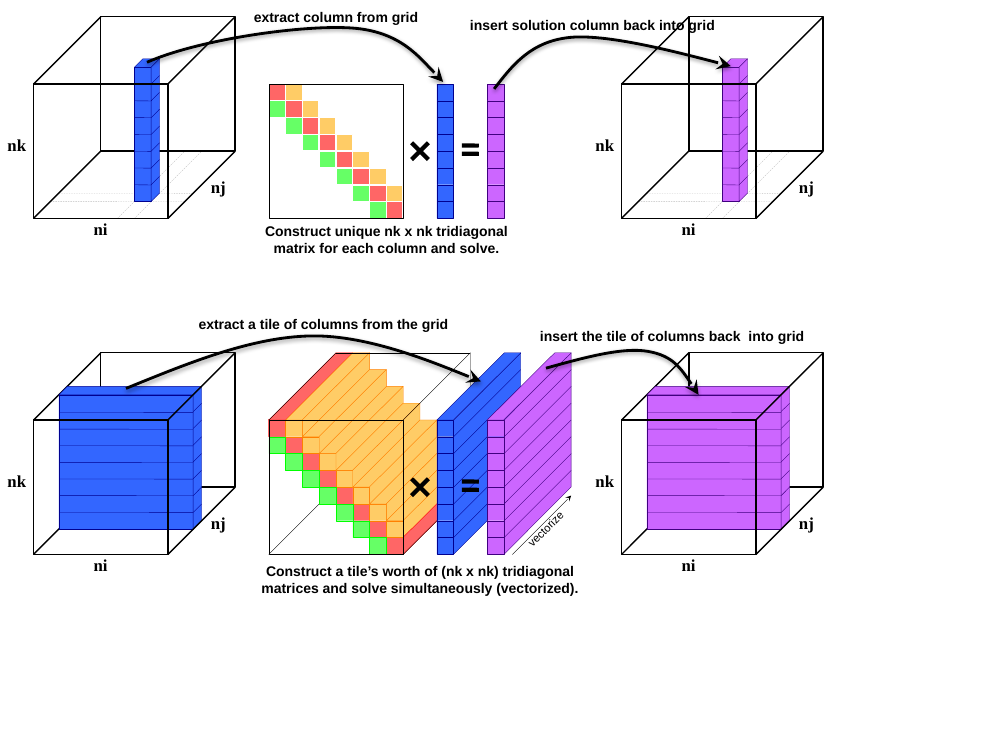
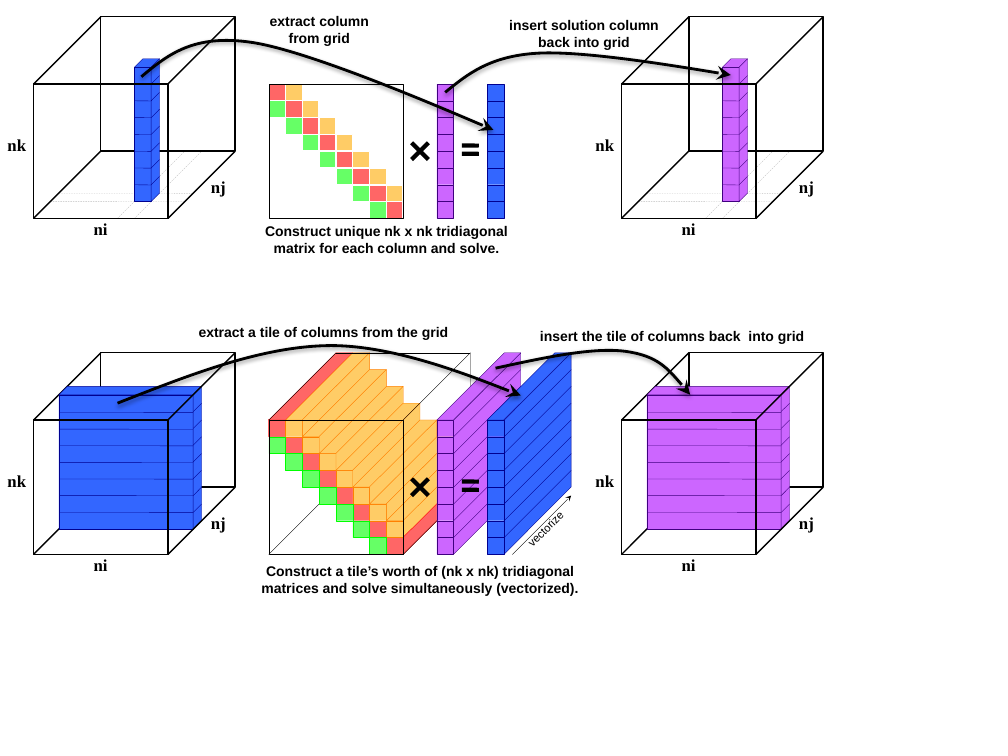
Before and after one commit to drhansj/ssta_paper_pdsec_2017, a slide deck: slide 1 of figures/tds.pptx. Drawn at 1008x756 pixels with LibreOffice and Linux fonts; fonts in the diff are those of the drawing. Boxes give left, top, right and bottom in pixels: in the first picture for what was removed or moved away, otherwise in the second. Text is boxed around its words. In the diff, an @@ line names an element or a change of style, - is before the commit and + after.

```diff
--- a/figures/tds.pptx
+++ b/figures/tds.pptx
@@ rectangle: place and size @@
-rectangle at <box>0,302,857,605</box>
+rectangle at <box>0,0,857,302</box>
@@ text at <box>270,16,369,46</box>: text changed @@
-extract column from grid
+extract column
+from grid
@@ text at <box>509,20,659,50</box>: text changed @@
-insert solution column back into grid
+insert solution column
+back into grid
@@ freeform shape: place and size @@
-freeform shape at <box>147,25,444,83</box>
+freeform shape at <box>141,33,493,130</box>
@@ freeform shape: place and size @@
-freeform shape at <box>494,33,731,89</box>
+freeform shape at <box>446,50,731,93</box>
@@ text "extract a tile of columns ...": place and size @@
-text "extract a tile of columns ..." at <box>199,319,448,332</box>
+text "extract a tile of columns ..." at <box>199,327,448,340</box>
@@ freeform shape: place and size @@
-freeform shape at <box>126,335,481,388</box>
+freeform shape at <box>118,345,521,403</box>
@@ freeform shape: place and size @@
-freeform shape at <box>546,347,699,394</box>
+freeform shape at <box>496,347,690,394</box>
@@ line (521, 370) - (454, 436): stroke #000090 0.25 pt to #400080 0.25 pt @@
@@ line (521, 386) - (454, 454): stroke #000090 0.25 pt to #400080 0.25 pt @@
@@ line (572, 370) - (504, 436): stroke #400080 0.25 pt to #000090 0.25 pt @@
@@ line (572, 386) - (504, 454): stroke #400080 0.25 pt to #000090 0.25 pt @@
@@ line (521, 403) - (454, 471): stroke #000090 0.25 pt to #400080 0.25 pt @@
@@ line (572, 403) - (504, 471): stroke #400080 0.25 pt to #000090 0.25 pt @@
@@ line (521, 420) - (454, 487): stroke #000090 0.25 pt to #400080 0.25 pt @@
@@ line (521, 436) - (454, 504): stroke #000090 0.25 pt to #400080 0.25 pt @@
@@ line (572, 420) - (504, 487): stroke #400080 0.25 pt to #000090 0.25 pt @@
@@ line (572, 436) - (504, 504): stroke #400080 0.25 pt to #000090 0.25 pt @@
@@ line (521, 454) - (454, 521): stroke #000090 0.25 pt to #400080 0.25 pt @@
@@ line (521, 471) - (454, 537): stroke #000090 0.25 pt to #400080 0.25 pt @@
@@ line (572, 454) - (504, 521): stroke #400080 0.25 pt to #000090 0.25 pt @@
@@ line (572, 471) - (504, 537): stroke #400080 0.25 pt to #000090 0.25 pt @@
@@ fill #3366FF to #CC66FF; outline #000090 0.25 pt to #400080 0.25 pt in 18 elements at <box>436,84,454,101</box>, <box>436,101,454,118</box>, <box>436,118,454,135</box>, <box>436,134,454,151</box>, <box>436,151,454,168</box>, <box>436,168,454,185</box>, <box>436,184,454,202</box>, <box>436,202,454,219</box>, <box>453,353,521,555</box>, <box>436,353,520,420</box>, <box>436,420,454,437</box>, <box>436,436,454,454</box>, <box>436,454,454,471</box>, <box>436,471,454,488</box>, <box>436,487,454,504</box>, <box>436,504,454,521</box>, <box>436,521,454,538</box>, <box>436,537,454,554</box> @@
@@ fill #CC66FF to #3366FF; outline #400080 0.25 pt to #000090 0.25 pt in 18 elements at <box>487,84,504,101</box>, <box>487,101,504,118</box>, <box>487,118,504,135</box>, <box>487,134,504,151</box>, <box>487,151,504,168</box>, <box>487,168,504,185</box>, <box>487,184,504,202</box>, <box>487,202,504,219</box>, <box>503,353,571,555</box>, <box>487,353,571,420</box>, <box>487,420,504,437</box>, <box>487,436,504,454</box>, <box>487,454,504,471</box>, <box>487,471,504,488</box>, <box>487,487,504,504</box>, <box>487,504,504,521</box>, <box>487,521,504,538</box>, <box>487,537,504,554</box> @@
```
Also in this commit, not shown: 2 other files.
